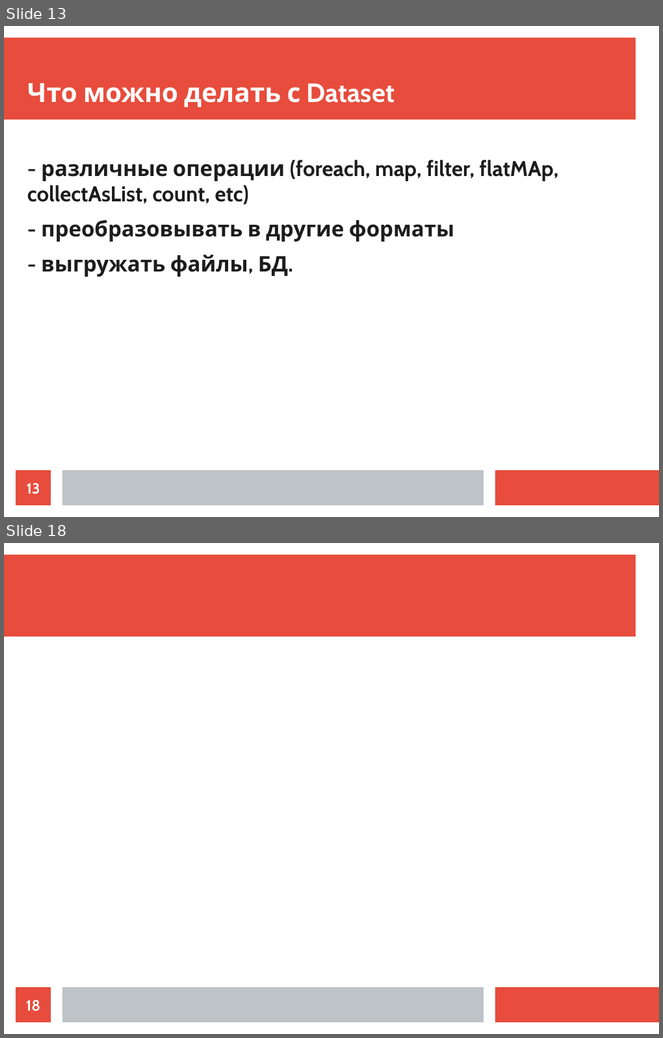
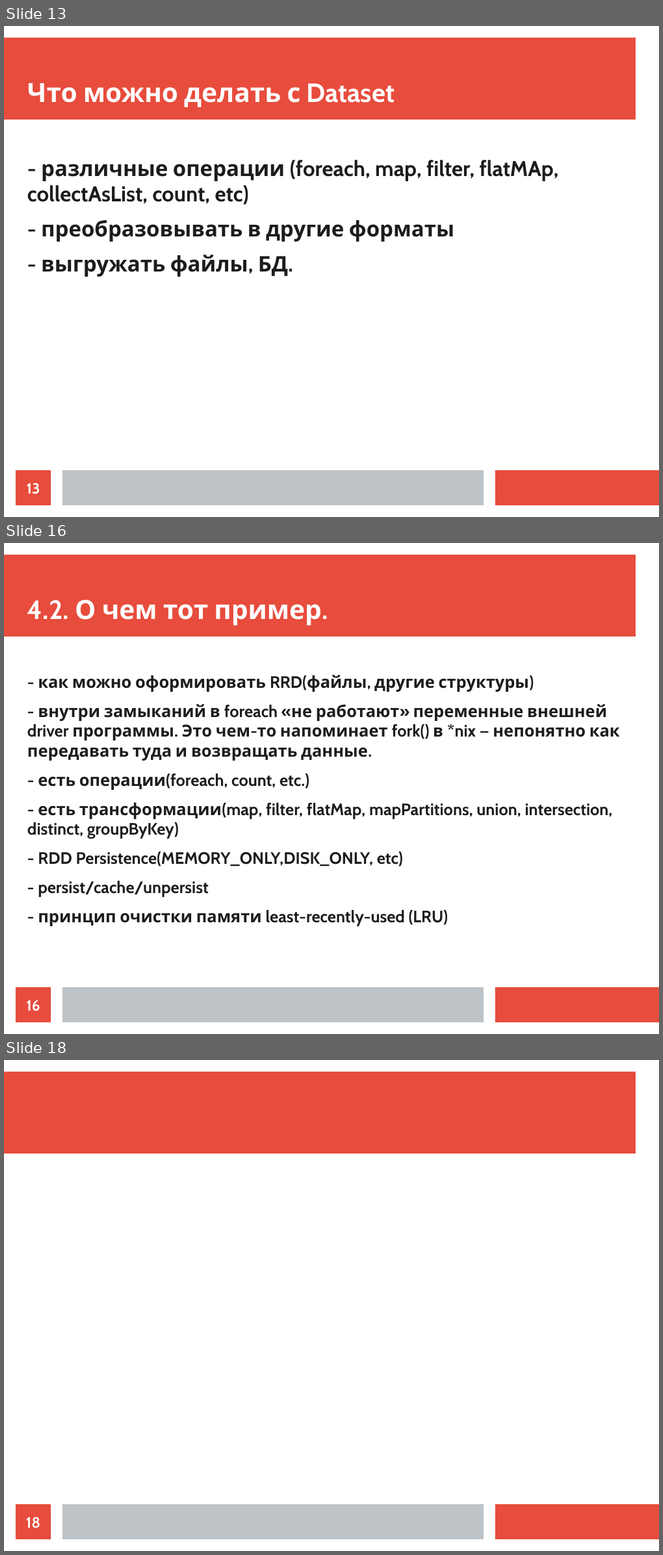
Before and after one commit to ilya1st/spark-samples, a slide deck: report_plan/report.odp. Shown one above the other, each under a label of ours: slides 13 and 18 before the commit, slides 13, 16 and 18 after it; the slides between them are not shown. The pictures are 663x1038 and 663x1555 pixels, drawn with LibreOffice and Linux fonts; fonts in the diff are those of the drawing. Boxes give left, top, right and bottom in pixels: in the first picture for what was removed or moved away, otherwise in the second. Text is boxed around its words. In the diff, an @@ line names an element or a change of style, - is before the commit and + after.

```diff
--- a/report_plan/report.odp
+++ b/report_plan/report.odp
@@ slide 16 added at <box>4,543,659,1034</box>, background #FFFFFF; not listed: 3 template elements that a slide beside it also shows @@
@@ title added at <box>27,600,322,626</box>, 32 pt, text #FFFFFF, bold @@
+4.2. О чем тот пример.
@@ text added at <box>27,675,620,927</box>, 20 pt, text #1C1C1C, bold @@
+- как можно оформировать RRD(файлы, другие структуры)
+- внутри замыканий в foreach «не работают» переменные внешней driver программы. Это чем-то напоминает fork() в *nix — непонятно как передавать туда и возвращать данные.
+- есть операции(foreach, count, etc.)
+- есть трансформации(map, filter, flatMap, mapPartitions, union, intersection, distinct, groupByKey)
+- RDD Persistence(MEMORY_ONLY,DISK_ONLY, etc)
+- persist/cache/unpersist
+- принцип очистки памяти least-recently-used (LRU)
@@ page number added at <box>16,988,51,1023</box>, fill #E74C3C, 18 pt, text #FFFFFF, bold @@
+16
```
Also in this commit, not shown: 3 slides changed, 2 other slides added, 3 slides removed, 2 other files.
